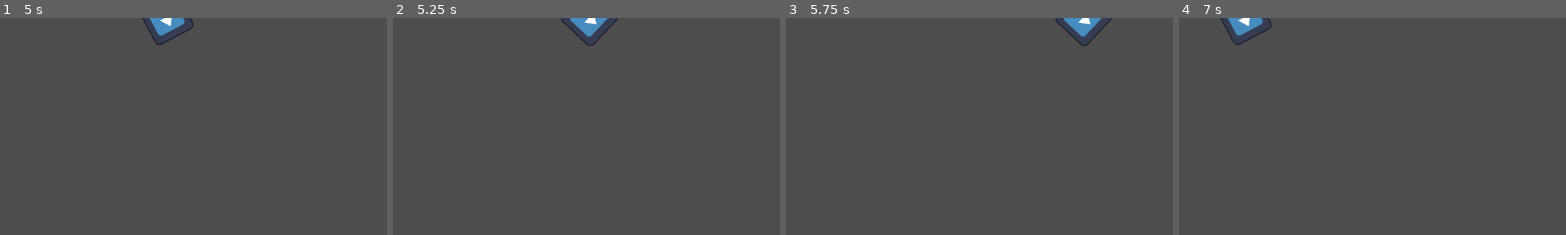
Above: before the commit, frames 1-4 (left to right).
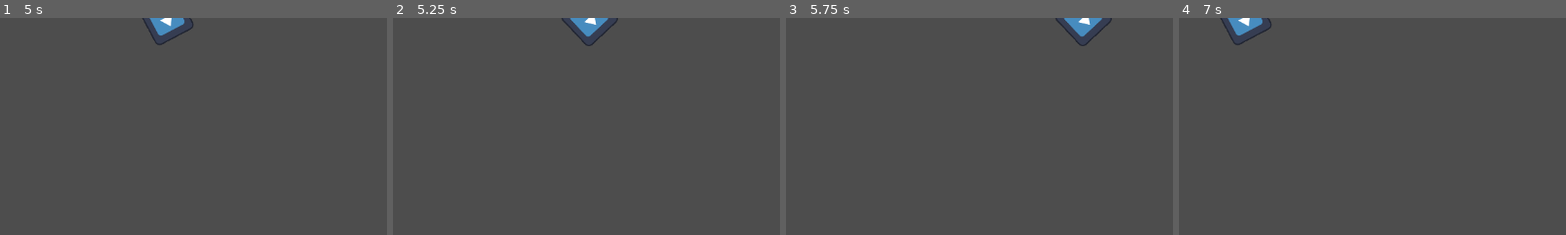
Above: after the commit, the same moments.

Repository: longhousedev/gamejam2024
Game: Godot game, scene res://Objects/player.tscn
The game is run twice, just before and just after one commit, with the same random seed, the same clock (stepped at 60 frames per second) and the same inputs. The engine's default icon, where the game draws it, is replaced by a stand-in: a white triangle on a blue panel in a dark square.
Inputs (mouse positions are % of the whole screen's width and height, from its top left):
- Up to frame 1 (5 s): tap Enter (ui_accept) at 0.5, 0.6, 0.77, 1.07, 1.52, 1.55, 1.82, 2.3, 3.02, 3.05, 3.32, 3.6, 3.77, 4.07, 4.52, 4.55, 4.82 s; move the mouse to (72, 45) at 0.52 s; hold D (move_right) 0.53-2.03 s; move the mouse to (30, 55) at 1.27 s; right-click (30, 55) at 1.35 s; move the mouse to (60, 28) at 2.02 s; hold A (move_left) 2.03-2.78 s; tap Q (rotate_anticlock) at 2.1 s; move the mouse to (45, 70) at 2.77 s; hold D (move_right) 2.78-4.28 s; tap E (rotate_clock) at 2.85 s; move the mouse to (80, 65) at 3.52 s; move the mouse to (20, 35) at 4.27 s; hold A (move_left) from 4.28 s (still down); right-click (20, 35) at 4.35 s
- Up to frame 2 (5.25 s): move the mouse to (55, 50) at 5.02 s; release A (move_left) at 5.03 s; hold D (move_right) from 5.03 s (still down); tap Q (rotate_anticlock) at 5.1 s
- Up to frame 3 (5.75 s): keep holding D (move_right); tap Enter (ui_accept) at 5.3 s
- Up to frame 4 (7 s): move the mouse to (35, 25) at 5.77 s; release D (move_right) at 5.78 s; hold A (move_left) from 5.78 s (still down); tap E (rotate_clock) at 5.85 s; tap Enter (ui_accept) at 6.02, 6.05, 6.32, 6.6, 6.77 s; move the mouse to (72, 45) at 6.52 s
The pictures show only the part of the screen within x 19-69%, y 0-50%; the shares and areas given below are measured in that part.

Frame 1 is identical in both runs. In frame 2, 0.1% of the frame differs, in the area x 43-59%, y 0-13%; in frame 3, 0.1%, in the area x 69-85%, y 0-13%; in frame 4, less than 0.1%.

Commit message:
Enabled Arrow Keys for right hand controls

Diff:
--- a/Scripts/player_movement.gd
+++ b/Scripts/player_movement.gd
@@ -1,8 +1,7 @@
 extends CharacterBody2D
 
-
 @export var SPEED = 300.0
-@export var ROTATION_SPEED = 5
+@export var ROTATION_SPEED = 4
 var mouse_enabled = false
 
 # Get the gravity from the project settings to be synced with RigidBody nodes.
@@ -13,16 +12,9 @@
 @export var rayLength:int;
 var rayCasts:Array = [];
 func _physics_process(delta):
-	## Add the gravity.
-	#if not is_on_floor():
-		#velocity.y += gravity * delta
-#
-	## Handle jump.
-	#if Input.is_action_just_pressed("ui_accept") and is_on_floor():
-		#velocity.y = JUMP_VELOCITY
 
 	# Get rotation
-
+	# First check if we are using the mouse or the keyboard for rotation
 	if Input.is_action_just_pressed("enable_mouse"):
 		mouse_enabled = !mouse_enabled
 	if mouse_enabled:
--- a/project.godot
+++ b/project.godot
@@ -20,31 +20,37 @@
 move_up={
 "deadzone": 0.5,
 "events": [Object(InputEventKey,"resource_local_to_scene":false,"resource_name":"","device":-1,"window_id":0,"alt_pressed":false,"shift_pressed":false,"ctrl_pressed":false,"meta_pressed":false,"pressed":false,"keycode":0,"physical_keycode":87,"key_label":0,"unicode":119,"echo":false,"script":null)
+, Object(InputEventKey,"resource_local_to_scene":false,"resource_name":"","device":-1,"window_id":0,"alt_pressed":false,"shift_pressed":false,"ctrl_pressed":false,"meta_pressed":false,"pressed":false,"keycode":0,"physical_keycode":4194320,"key_label":0,"unicode":0,"echo":false,"script":null)
 ]
 }
 move_down={
 "deadzone": 0.5,
 "events": [Object(InputEventKey,"resource_local_to_scene":false,"resource_name":"","device":-1,"window_id":0,"alt_pressed":false,"shift_pressed":false,"ctrl_pressed":false,"meta_pressed":false,"pressed":false,"keycode":0,"physical_keycode":83,"key_label":0,"unicode":115,"echo":false,"script":null)
+, Object(InputEventKey,"resource_local_to_scene":false,"resource_name":"","device":-1,"window_id":0,"alt_pressed":false,"shift_pressed":false,"ctrl_pressed":false,"meta_pressed":false,"pressed":false,"keycode":0,"physical_keycode":4194322,"key_label":0,"unicode":0,"echo":false,"script":null)
 ]
 }
 move_right={
 "deadzone": 0.5,
 "events": [Object(InputEventKey,"resource_local_to_scene":false,"resource_name":"","device":-1,"window_id":0,"alt_pressed":false,"shift_pressed":false,"ctrl_pressed":false,"meta_pressed":false,"pressed":false,"keycode":0,"physical_keycode":68,"key_label":0,"unicode":100,"echo":false,"script":null)
+, Object(InputEventKey,"resource_local_to_scene":false,"resource_name":"","device":-1,"window_id":0,"alt_pressed":false,"shift_pressed":false,"ctrl_pressed":false,"meta_pressed":false,"pressed":false,"keycode":0,"physical_keycode":4194321,"key_label":0,"unicode":0,"echo":false,"script":null)
 ]
 }
 move_left={
 "deadzone": 0.5,
 "events": [Object(InputEventKey,"resource_local_to_scene":false,"resource_name":"","device":-1,"window_id":0,"alt_pressed":false,"shift_pressed":false,"ctrl_pressed":false,"meta_pressed":false,"pressed":false,"keycode":0,"physical_keycode":65,"key_label":0,"unicode":97,"echo":false,"script":null)
+, Object(InputEventKey,"resource_local_to_scene":false,"resource_name":"","device":-1,"window_id":0,"alt_pressed":false,"shift_pressed":false,"ctrl_pressed":false,"meta_pressed":false,"pressed":false,"keycode":0,"physical_keycode":4194319,"key_label":0,"unicode":0,"echo":false,"script":null)
 ]
 }
 rotate_clock={
 "deadzone": 0.5,
 "events": [Object(InputEventKey,"resource_local_to_scene":false,"resource_name":"","device":0,"window_id":0,"alt_pressed":false,"shift_pressed":false,"ctrl_pressed":false,"meta_pressed":false,"pressed":false,"keycode":0,"physical_keycode":69,"key_label":0,"unicode":0,"echo":false,"script":null)
+, Object(InputEventKey,"resource_local_to_scene":false,"resource_name":"","device":-1,"window_id":0,"alt_pressed":false,"shift_pressed":false,"ctrl_pressed":false,"meta_pressed":false,"pressed":false,"keycode":0,"physical_keycode":4194325,"key_label":0,"unicode":0,"echo":false,"script":null)
 ]
 }
 rotate_anticlock={
 "deadzone": 0.5,
 "events": [Object(InputEventKey,"resource_local_to_scene":false,"resource_name":"","device":-1,"window_id":0,"alt_pressed":false,"shift_pressed":false,"ctrl_pressed":false,"meta_pressed":false,"pressed":false,"keycode":0,"physical_keycode":81,"key_label":0,"unicode":113,"echo":false,"script":null)
+, Object(InputEventKey,"resource_local_to_scene":false,"resource_name":"","device":-1,"window_id":0,"alt_pressed":false,"shift_pressed":false,"ctrl_pressed":false,"meta_pressed":false,"pressed":false,"keycode":0,"physical_keycode":4194326,"key_label":0,"unicode":0,"echo":false,"script":null)
 ]
 }
 enable_mouse={
